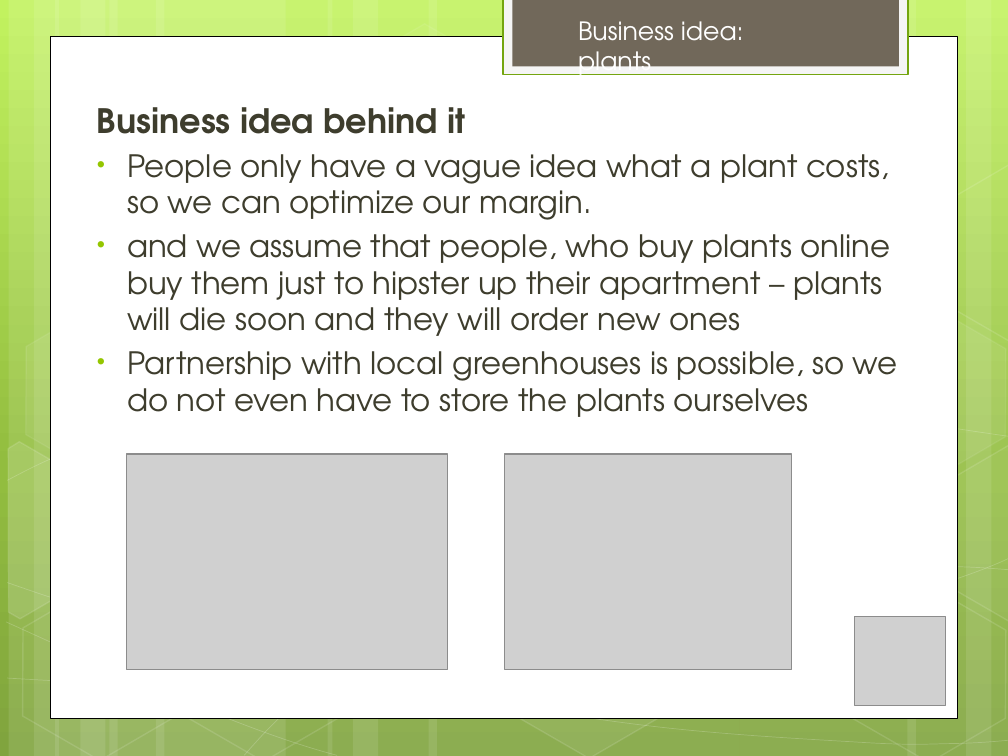
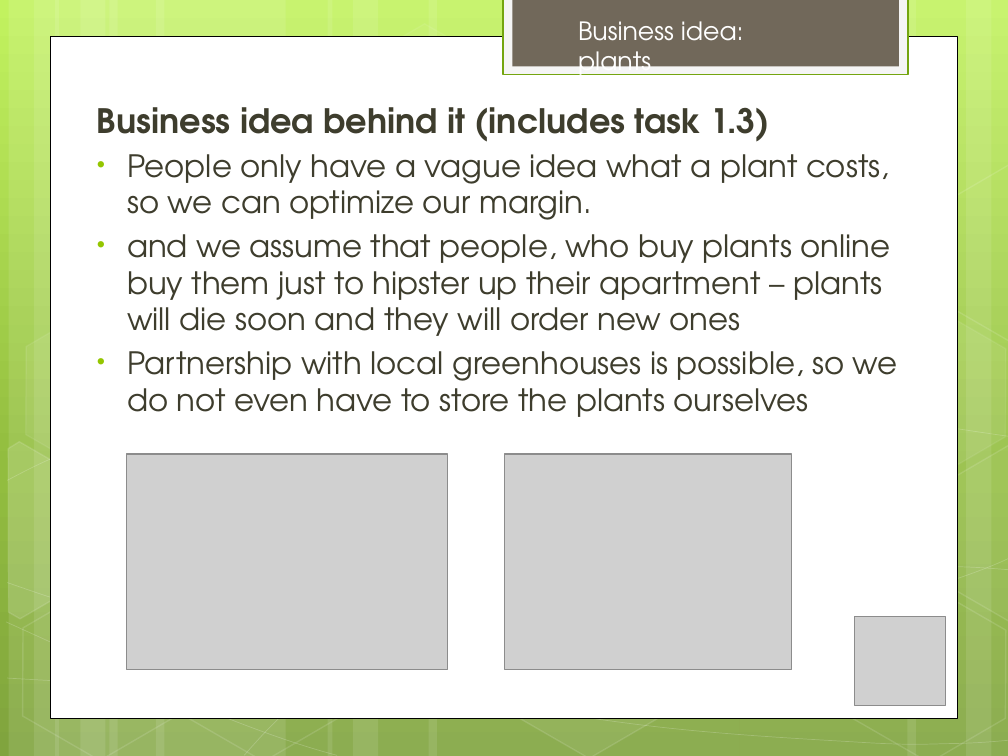
Before and after one commit to ghde/ch.bfh.bti7054.w2014.p.pdz, a slide deck: slide 4 of Plants presentation.pptx. Drawn at 1008x756 pixels with LibreOffice and Linux fonts; fonts in the diff are those of the drawing; grey boxes stand for pictures. Boxes give left, top, right and bottom in pixels: in the first picture for what was removed or moved away, otherwise in the second. Text is boxed around its words. In the diff, an @@ line names an element or a change of style, - is before the commit and + after.

```diff
--- a/Plants presentation.pptx
+++ b/Plants presentation.pptx
@@ text at [97,107,770,142]: text changed @@
-Business idea behind it
+Business idea behind it (includes task 1.3)
```
Also in this commit, not shown: 6 other slides changed.
